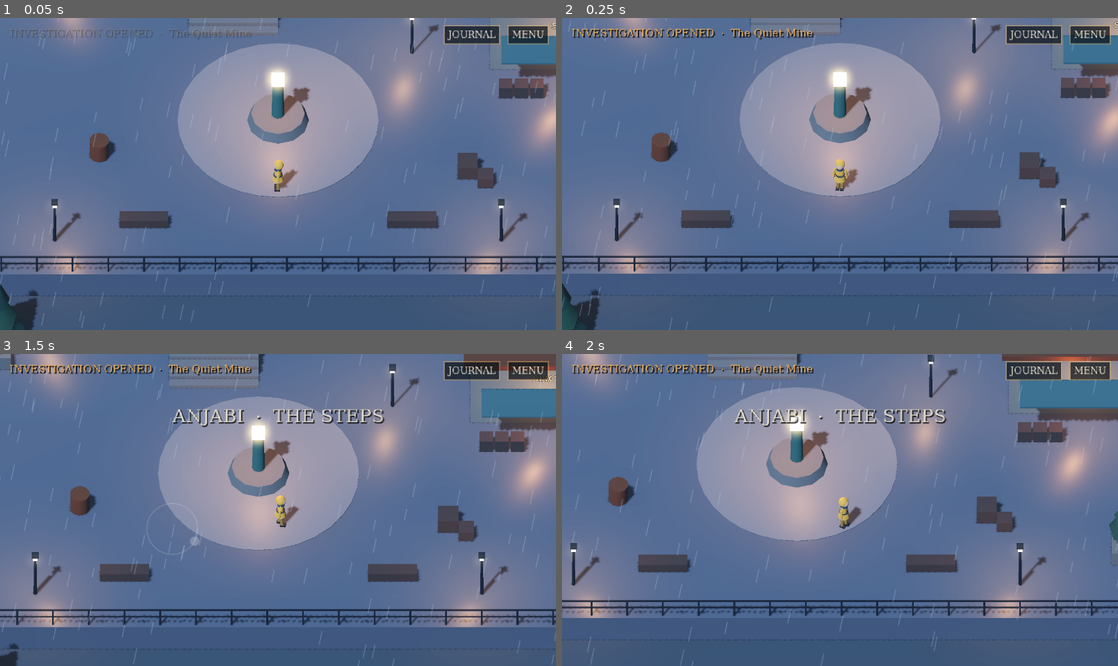
Above: before the commit, frames 1-4 (two rows, left to right).
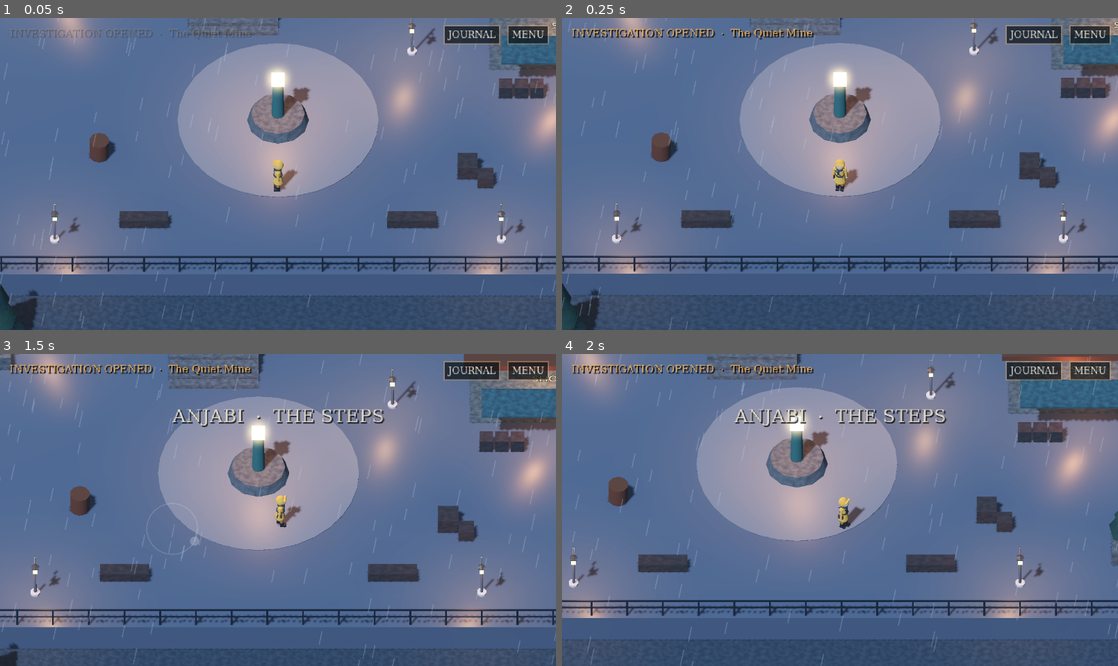
Above: after the commit, the same moments.

Repository: theoriginaltjbaby-b/cometo
Game: Godot game, scene res://game/main.tscn
Two runs of this game, one before a commit and one after it. Both use one fixed random seed, a clock stepped at 60 frames per second and the inputs below.
Inputs (mouse positions are in pixels of both pictures, inside the frame that each line leads up to):
- Up to frame 1 (0.05 s): no input
- Up to frame 2 (0.25 s): no input
- Up to frame 3 (1.5 s): tap Enter at 0.5 s; drag from (278, 510) to (333, 441) at 0.52 s; drag from (166, 525) to (250, 572) at 1.27 s
- Up to frame 4 (2 s): no input

The runs differ from the first frame. In frame 1, 2.0% of the frame differs, in the area x 4-100%, y 0-100%; in frame 2, 2.0%; in frame 3, 2.4%, in the area x 0-100%, y 0-100%; in frame 4, 2.2%.

Commit message:
First art pass: Blender pod, tavern and lamp models; textured materials; better figure
Co-Authored-By: Claude Opus 5.5 <noreply@anthropic.com>

Diff:
--- a/art_provisional/figure_3d.gd
+++ b/art_provisional/figure_3d.gd
@@ -37,9 +37,16 @@
 	# coat skirt, chest, belt
 	var skirt := CylinderMesh.new()
 	skirt.top_radius = 0.19
-	skirt.bottom_radius = 0.25
-	skirt.height = 0.36
-	_part(_torso, skirt, coat_m, Vector3(0, 0.02, 0))
+	skirt.bottom_radius = 0.27
+	skirt.height = 0.5
+	skirt.radial_segments = 12
+	_part(_torso, skirt, coat_m, Vector3(0, -0.05, 0.01), Vector3(1, 1, 0.85))
+	var hem := CylinderMesh.new()
+	hem.top_radius = 0.272
+	hem.bottom_radius = 0.272
+	hem.height = 0.04
+	hem.radial_segments = 12
+	_part(_torso, hem, dark_m, Vector3(0, -0.29, 0.01), Vector3(1, 1, 0.85))
 	var chest := CapsuleMesh.new()
 	chest.radius = 0.19
 	chest.height = 0.6
@@ -54,6 +61,25 @@
 	collar.bottom_radius = 0.17
 	collar.height = 0.1
 	_part(_torso, collar, accent_m, Vector3(0, 0.6, 0))
+	# shoulders, scarf, satchel and strap
+	var sh := SphereMesh.new()
+	sh.radius = 0.1
+	sh.height = 0.16
+	_part(_torso, sh, coat_m, Vector3(-0.21, 0.55, 0))
+	_part(_torso, sh, coat_m, Vector3(0.21, 0.55, 0))
+	var scarf := BoxMesh.new()
+	scarf.size = Vector3(0.09, 0.26, 0.04)
+	_part(_torso, scarf, accent_m, Vector3(0.06, 0.45, -0.165), Vector3.ONE).rotation.z = 0.12
+	var bag_m := _mat(Color(0.3, 0.2, 0.13), 0.8)
+	var bag := BoxMesh.new()
+	bag.size = Vector3(0.08, 0.2, 0.24)
+	_part(_torso, bag, bag_m, Vector3(0.27, 0.06, 0.02))
+	var strap := BoxMesh.new()
+	strap.size = Vector3(0.04, 0.62, 0.02)
+	var st := _part(_torso, strap, bag_m, Vector3(0.03, 0.35, -0.155))
+	st.rotation.z = -0.62
+	var st2 := _part(_torso, strap, bag_m, Vector3(0.03, 0.35, 0.155))
+	st2.rotation.z = -0.62
 	_arm_l = _limb(_torso, Vector3(-0.25, 0.53, 0), 0.06, 0.56, coat_m, skin_m)
 	_arm_r = _limb(_torso, Vector3(0.25, 0.53, 0), 0.06, 0.56, coat_m, skin_m)
 	# head
@@ -75,6 +101,9 @@
 		face.radius = 0.17
 		face.height = 0.34
 		_part(_torso, face, skin_m, Vector3(0, 0.8, -0.05))
+		var peak := BoxMesh.new()
+		peak.size = Vector3(0.36, 0.05, 0.1)
+		_part(_torso, peak, coat_m, Vector3(0, 0.98, -0.17)).rotation.x = 0.35
 	else:
 		var hair := SphereMesh.new()
 		hair.radius = 0.2
@@ -108,14 +137,26 @@
 	var pivot := Node3D.new()
 	pivot.position = at
 	parent.add_child(pivot)
-	var c := CapsuleMesh.new()
-	c.radius = r
-	c.height = length
-	_part(pivot, c, m, Vector3(0, -length * 0.5, 0))
+	var c := CylinderMesh.new()
+	c.top_radius = r * 1.15
+	c.bottom_radius = r * 0.85
+	c.height = length - r
+	c.radial_segments = 8
+	_part(pivot, c, m, Vector3(0, -length * 0.5 + r * 0.25, 0))
+	var joint := SphereMesh.new()
+	joint.radius = r * 1.15
+	joint.height = r * 2.3
+	_part(pivot, joint, m, Vector3.ZERO)
 	if end_m.get_meta("boot", false):
 		var b := BoxMesh.new()
-		b.size = Vector3(r * 2.2, r * 1.4, r * 3.4)
-		_part(pivot, b, end_m, Vector3(0, -length + r * 0.5, -r * 0.6))
+		b.size = Vector3(r * 2.2, r * 1.4, r * 3.6)
+		_part(pivot, b, end_m, Vector3(0, -length + r * 0.5, -r * 0.7))
+		var cuff := CylinderMesh.new()
+		cuff.top_radius = r * 1.25
+		cuff.bottom_radius = r * 1.15
+		cuff.height = r * 2.6
+		cuff.radial_segments = 8
+		_part(pivot, cuff, end_m, Vector3(0, -length + r * 1.9, 0))
 	else:
 		var sp := SphereMesh.new()
 		sp.radius = r * 1.05
--- a/maps/anjabi/district.gd
+++ b/maps/anjabi/district.gd
@@ -52,10 +52,10 @@
 	warm_light(Vector3(2, 3.2, 1), 1.8, 9.0)
 	# tavern terrace, retaining wall faces the plaza
 	slab(Vector3(-24, -12, -28), Vector3(12, TERRACE, -10), M.stone)
-	slab(Vector3(-24, TERRACE - 0.02, -28), Vector3(12, TERRACE, -10), M.paving, false)
+	slab(Vector3(-24, TERRACE - 0.02, -28), Vector3(12, TERRACE + 0.01, -10), M.paving, false)
 	# pod level beyond the ravine
 	slab(Vector3(-20, -12, -50), Vector3(16, PODS, -34), M.stone)
-	slab(Vector3(-20, PODS - 0.02, -50), Vector3(16, PODS, -34), M.moss, false)
+	slab(Vector3(-20, PODS - 0.02, -50), Vector3(16, PODS + 0.01, -34), M.moss, false)
 	# ravine floor
 	slab(Vector3(-24, -12, -34), Vector3(16, -4, -28), M.rock_dark)
 	# mine approach, a shelf below the plaza
@@ -112,32 +112,14 @@
 
 func _tavern() -> void:
 	var c := Vector3(-10, TERRACE, -19)
-	cyl(c, 6.0, 6.2, 4.6, M.panel, true, 24)
-	cyl(c + Vector3(0, 4.6, 0), 6.3, 6.3, 0.35, M.copper_raw, false, 24)
-	dome(c + Vector3(0, 4.95, 0), 6.0, M.copper, 0.75)
-	cyl(c + Vector3(0, 9.2, 0), 0.9, 1.1, 1.0, M.steel, false, 10)
-	box(c + Vector3(0, 10.35, 0), Vector3(0.7, 0.3, 0.7), M.lamp, false)
-	# windows around the drum
-	for i in 10:
-		var a := TAU * (i + 0.5) / 10.0
-		var p := c + Vector3(cos(a) * 6.08, 2.4, sin(a) * 6.08)
-		box(p, Vector3(1.1, 1.3, 0.1), M.window, false, -a + PI * 0.5)
-	# entrance on the south side
+	model("tavern", c)
+	collider_cyl(c, 6.2, 5.0)
+	blocker(c + Vector3(5.25, 0, -2.0), c + Vector3(9.75, 3.6, 4.0))  # annex
 	var door := c + Vector3(0, 0, 6.1)
-	box(door + Vector3(0, 1.3, 0.25), Vector3(2.2, 2.6, 0.5), M.timber, false)
-	box(door + Vector3(0, 1.15, 0.52), Vector3(1.5, 2.3, 0.06), M.window, false)
-	box(door + Vector3(0, 3.0, 1.3), Vector3(5.0, 0.12, 2.6), M.canvas, false)
-	for x: float in [-2.4, 2.4]:
-		box(door + Vector3(x, 1.45, 2.5), Vector3(0.1, 2.9, 0.1), M.timber, false)
-	sign_text(door + Vector3(0, 3.6, 0.8), "TAVERN", 0.0, 64)
+	sign_text(door + Vector3(0, 4.3, 0.75), "TAVERN", 0.0, 64)
 	warm_light(door + Vector3(0, 2.2, 1.6), 2.2, 8.0)
 	lamp(door + Vector3(-3.6, 0, 2.0))
 	lamp(door + Vector3(3.6, 0, 2.0), false)
-	# annex and chimney
-	box(c + Vector3(7.5, 1.8, -1), Vector3(4.5, 3.6, 6), M.panel_violet)
-	box(c + Vector3(7.5, 3.7, -1), Vector3(4.9, 0.2, 6.4), M.steel_dark, false)
-	box(c + Vector3(9.8, 1.8, -2), Vector3(0.08, 1.0, 1.6), M.window, false)
-	cyl(c + Vector3(8.5, 3.6, -2.5), 0.3, 0.35, 3.0, M.steel_dark, false, 8)
 	# outside seating
 	for p: Vector3 in [Vector3(-4.6, 0, 7.4), Vector3(4.8, 0, 7.2)]:
 		cyl(c + p, 0.6, 0.6, 0.75, M.timber, true, 10)
@@ -156,15 +138,11 @@
 		box(c + Vector3(-2.8 + i * 0.7, 0.35, 4.4), Vector3(0.6, 0.7, 0.6), M.timber, true)
 
 
-func _pod(at: Vector3, tag := "", lit := true) -> void:
-	cyl(at, 2.1, 2.2, 3.0, M.panel, true, 14)
-	cyl(at + Vector3(0, 3.0, 0), 2.25, 2.25, 0.2, M.steel_dark, false, 14)
-	dome(at + Vector3(0, 3.2, 0), 2.1, M.copper, 0.6)
-	box(at + Vector3(0, 1.05, 2.12), Vector3(1.0, 2.1, 0.12), M.steel_dark, false)
-	box(at + Vector3(1.3, 1.9, 1.75), Vector3(0.8, 0.6, 0.1), M.window if lit else M.steel_dark, false, 0.55)
-	cyl(at + Vector3(-1.2, 3.1, -0.8), 0.15, 0.15, 1.6, M.steel, false, 6)
+func _pod(at: Vector3, tag := "", _lit := true) -> void:
+	model("pod", at, PI if tag == "" and int(at.x) % 2 == 0 else 0.0)
+	collider_cyl(at, 2.25, 3.4)
 	if tag != "":
-		sign_text(at + Vector3(0, 2.45, 2.25), tag, 0.0, 40)
+		sign_text(at + Vector3(0, 3.0, 2.3), tag, 0.0, 40)
 
 
 func _pods() -> void:
--- a/maps/anjabi/town_3d.gd
+++ b/maps/anjabi/town_3d.gd
@@ -155,6 +155,7 @@
 	var mat := StandardMaterial3D.new()
 	mat.vertex_color_use_as_albedo = true
 	mat.vertex_color_is_srgb = true
+	add_detail(mat, 0.3)
 	mat.roughness = 0.72
 	var rng := RandomNumberGenerator.new()
 	rng.seed = 21
@@ -255,15 +256,11 @@
 
 # --- buildings ---------------------------------------------------------------------
 
-func _pod(p: Vector2, tag := "", lit := true) -> void:
+func _pod(p: Vector2, tag := "", _lit := true) -> void:
 	var at := at_px(p)
-	cyl(at, 2.4, 2.5, 3.0, M.panel, false, 14)
-	cyl(at + Vector3(0, 3.0, 0), 2.55, 2.55, 0.2, M.steel_dark, false, 14)
-	dome(at + Vector3(0, 3.2, 0), 2.4, M.copper, 0.6)
-	box(at + Vector3(0, 1.05, 2.42), Vector3(1.0, 2.1, 0.12), M.steel_dark, false)
-	box(at + Vector3(1.4, 1.9, 2.0), Vector3(0.8, 0.6, 0.1), M.window if lit else M.steel_dark, false, 0.55)
+	model("pod", at, 0.0, 1.1)
 	if tag != "":
-		sign_text(at + Vector3(0, 2.45, 2.55), tag, 0.0, 40)
+		sign_text(at + Vector3(0, 3.3, 2.55), tag, 0.0, 40)
 
 
 func _block(a: Vector2, b: Vector2, h_m: float, m: Material, roof: Material = null, lit := true) -> void:
@@ -282,16 +279,8 @@
 func _landmarks() -> void:
 	# 08 Main Tavern: domed drum on its terrace, with annex
 	var tav := at_px(Vector2(780, 268))
-	cyl(tav, 7.0, 7.2, 5.0, M.panel, false, 24)
-	cyl(tav + Vector3(0, 5.0, 0), 7.3, 7.3, 0.35, M.copper_raw, false, 24)
-	dome(tav + Vector3(0, 5.35, 0), 7.0, M.copper, 0.75)
-	cyl(tav + Vector3(0, 10.4, 0), 1.0, 1.2, 1.0, M.steel, false, 10)
-	box(tav + Vector3(0, 11.5, 0), Vector3(0.8, 0.3, 0.8), M.lamp, false)
-	for i in 10:
-		var a := TAU * (i + 0.5) / 10.0
-		box(tav + Vector3(cos(a) * 7.08, 2.6, sin(a) * 7.08), Vector3(1.2, 1.4, 0.1), M.window, false, -a + PI * 0.5)
-	box(tav + Vector3(0, 3.2, 8.4), Vector3(5.0, 0.12, 2.6), M.canvas, false)
-	sign_text(tav + Vector3(0, 3.9, 8.0), "TAVERN", 0.0, 64)
+	model("tavern", tav, 0.0, 1.17)
+	sign_text(tav + Vector3(0, 5.0, 7.9), "TAVERN", 0.0, 64)
 	warm_light(tav + Vector3(0, 2.4, 8.5), 2.2, 9.0)
 	_block(Vector2(700, 205), Vector2(735, 300), 4.0, M.panel_violet, M.canvas)
 	# 12 Shop
--- a/maps/map_builder_3d.gd
+++ b/maps/map_builder_3d.gd
@@ -6,6 +6,48 @@
 ## the footprints and colliders stay.
 
 var M := {}
+
+static var _detail: NoiseTexture2D
+static var _detail_n: NoiseTexture2D
+
+
+## Shared surface detail: a seamless noise for albedo variation and a matching
+## normal map, applied world-space triplanar so every box and slab lines up.
+static func detail_textures() -> Array:
+	if _detail == null:
+		var n := FastNoiseLite.new()
+		n.noise_type = FastNoiseLite.TYPE_SIMPLEX_SMOOTH
+		n.frequency = 0.03
+		n.fractal_octaves = 5
+		n.fractal_gain = 0.55
+		var g := Gradient.new()
+		g.set_color(0, Color(0.6, 0.6, 0.6))
+		g.set_color(1, Color(1.05, 1.05, 1.05))
+		_detail = NoiseTexture2D.new()
+		_detail.width = 256
+		_detail.height = 256
+		_detail.seamless = true
+		_detail.noise = n
+		_detail.color_ramp = g
+		_detail_n = NoiseTexture2D.new()
+		_detail_n.width = 256
+		_detail_n.height = 256
+		_detail_n.seamless = true
+		_detail_n.as_normal_map = true
+		_detail_n.bump_strength = 4.0
+		_detail_n.noise = n
+	return [_detail, _detail_n]
+
+
+static func add_detail(m: StandardMaterial3D, scale := 0.4) -> void:
+	var t := detail_textures()
+	m.albedo_texture = t[0]
+	m.normal_enabled = true
+	m.normal_texture = t[1]
+	m.normal_scale = 0.8
+	m.uv1_triplanar = true
+	m.uv1_world_triplanar = true
+	m.uv1_scale = Vector3(scale, scale, scale)
 
 
 # --- materials ------------------------------------------------------------------
@@ -52,6 +94,8 @@
 		m.emission_enabled = true
 		m.emission = emit
 		m.emission_energy_multiplier = emit_e
+	elif rough >= 0.6 and c.a >= 0.99:
+		add_detail(m)
 	return m
 
 
@@ -62,6 +106,30 @@
 	b.collision_layer = 1
 	b.collision_mask = 0
 	return b
+
+
+## An authored model from res://art/models (exported from art/source/*.blend).
+## Models face +Z (south, toward the camera). Visual only; add colliders separately.
+func model(model_name: String, at: Vector3, yaw := 0.0, s := 1.0) -> Node3D:
+	var n := (load("res://art/models/%s.glb" % model_name) as PackedScene).instantiate() as Node3D
+	n.position = at
+	n.rotation.y = yaw
+	n.scale = Vector3(s, s, s)
+	add_child(n)
+	return n
+
+
+## Invisible cylinder collider standing on `base`.
+func collider_cyl(base: Vector3, r: float, h: float) -> void:
+	var b := _body()
+	b.position = base + Vector3(0, h * 0.5, 0)
+	var cs := CollisionShape3D.new()
+	var shape := CylinderShape3D.new()
+	shape.radius = r
+	shape.height = h
+	cs.shape = shape
+	b.add_child(cs)
+	add_child(b)
 
 
 ## Box by centre and size. solid adds a matching collider.
@@ -185,13 +253,12 @@
 	beam(a, b, 1.3, 0.12, null, true)
 
 
-func lamp(at: Vector3, with_light := true, h := 2.6) -> void:
-	cyl(at, 0.05, 0.08, h, M.steel_dark, true, 8)
-	box(at + Vector3(0, h + 0.05, 0), Vector3(0.3, 0.12, 0.3), M.steel_dark, false)
-	box(at + Vector3(0, h - 0.12, 0), Vector3(0.2, 0.22, 0.2), M.lamp, false)
+func lamp(at: Vector3, with_light := true, _h := 2.6) -> void:
+	model("lamp", at)
+	collider_cyl(at, 0.12, 2.6)
 	if with_light:
 		var l := OmniLight3D.new()
-		l.position = at + Vector3(0, h - 0.3, 0)
+		l.position = at + Vector3(0, 2.3, 0.55)
 		l.light_color = Color(1.0, 0.68, 0.38)
 		l.light_energy = 1.6
 		l.omni_range = 7.0
Binary file added: art/models/lamp.glb
Not shown, added: art/models/lamp.glb.import
Binary file added: art/models/pod.glb
Not shown, added: art/models/pod.glb.import
Binary file added: art/models/tavern.glb
Not shown, added: art/models/tavern.glb.import
Not shown, added: art/source/.gdignore
Binary file changed: docs/screens/3d_01_steps.png
Binary file changed: docs/screens/3d_02_tavern.png
Binary file changed: docs/screens/3d_03_bridge.png
Binary file changed: docs/screens/3d_04_b17.png
Binary file changed: docs/screens/3d_05_mine_approach.png
(and 19 more such lines)
